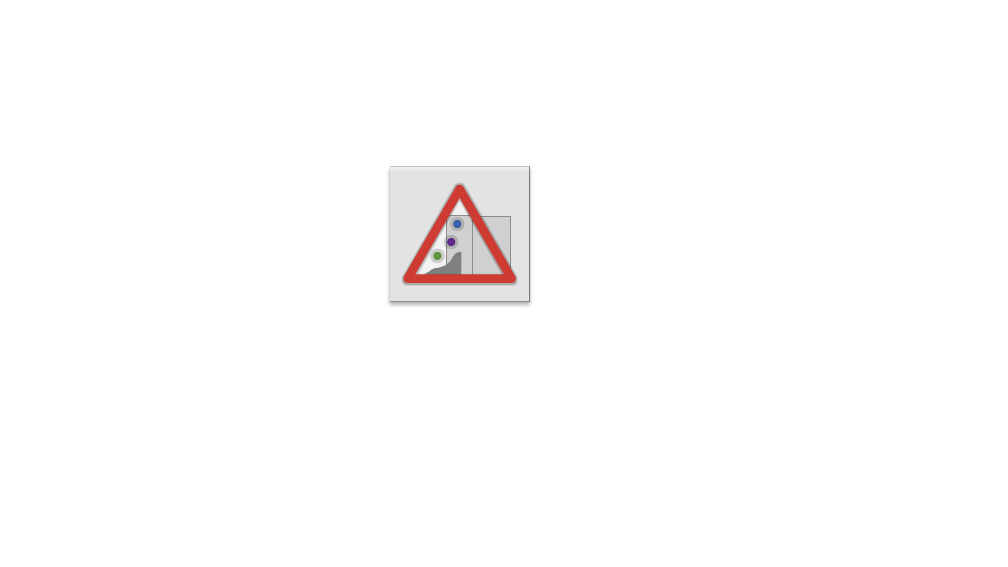
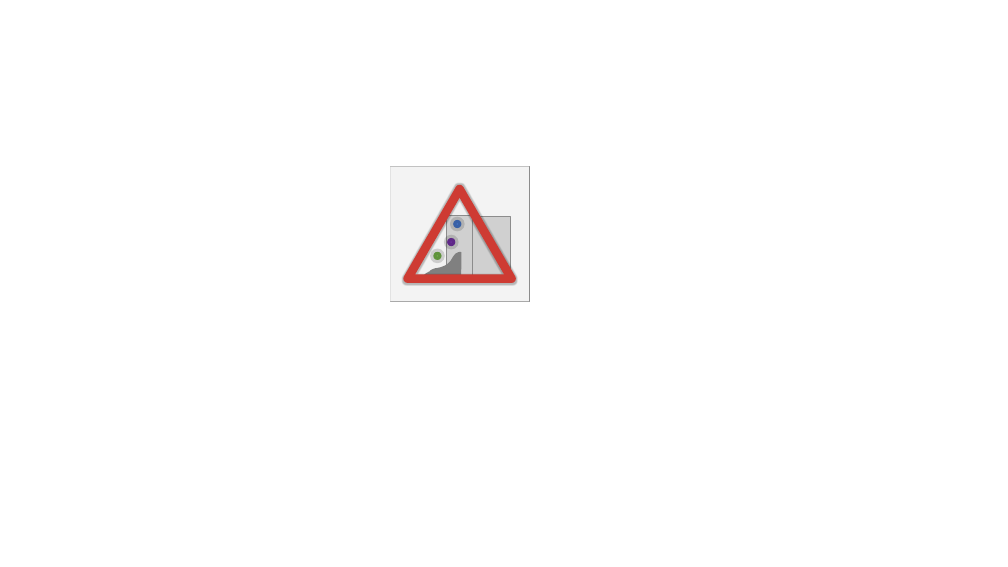
Before and after one commit to LandslideSIM/.github, a slide deck: slide 2 of profile/assets/design.pptx. Drawn at 1008x567 pixels with LibreOffice and Linux fonts; fonts in the diff are those of the drawing; grey boxes stand for pictures. Boxes give left, top, right and bottom in pixels: in the first picture for what was removed or moved away, otherwise in the second. Text is boxed around its words. In the diff, an @@ line names an element or a change of style, - is before the commit and + after.

```diff
--- a/profile/assets/design.pptx
+++ b/profile/assets/design.pptx
@@ rounded rectangle at [390, 166, 529, 302]: shadow off @@
```
